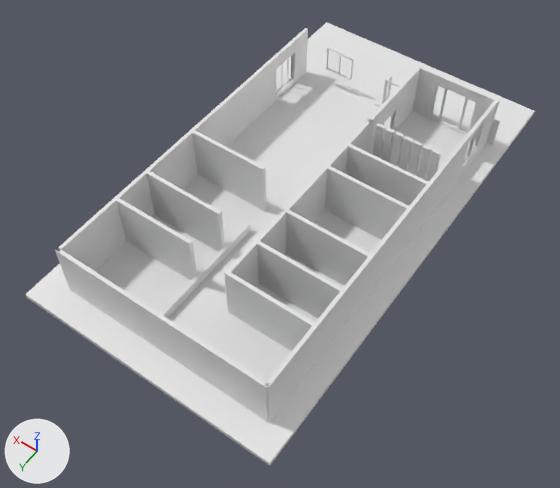
Renders of the Blender file 1_CAD/1_HOME/BLENDER/House_Option-2_From_Blender.blend from each side of a commit.
One viewpoint serves both versions: a 50 mm camera at (-10.3, 37.8, 36.1) aimed at (6.5, 14.3, -0.9). Arrows for +X, +Y and +Z are at lower left; the lights stay in place.

In view in the first picture: 'Foundation', 'Wall-1', 'Wall-10', 'Wall-11', 'Wall-12', 'Wall-13', 'Wall-16', 'Wall-18', 'Wall-3', 'Wall-5', 'Wall-8', 'Wall-9', 'Wall-separators'.
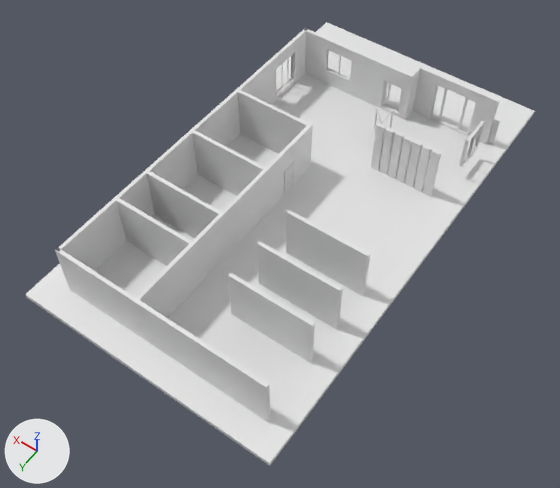
Diff of the bpy script that builds the scene:
```diff
--- a/1_CAD/1_HOME/BLENDER/House_Option-2_From_Blender.blend.py
+++ b/1_CAD/1_HOME/BLENDER/House_Option-2_From_Blender.blend.py
@@ me_cube_018 @@
 # used by ob_wall_18; location = (8.25, 19.59, 0.3); scale = (0.375, 15.0, 1.0)
-me_cube_018.from_pydata(...)  # 8 vertices, 6 faces; spans x -0.305..0.305, y -0.305..0.305, z -0.305..0.305
+me_cube_018.from_pydata(...)  # 24 vertices, 21 faces; spans x -0.305..0.305, y -0.73..0.305, z -0.305..3.353
+# me_cube_018 part 1
+# 2 faces are deleted
+# 4 vertices are added at (-0.305, -0.305, 3.353), (-0.305, 0.305, 3.353), (0.305, 0.305, 3.353), (0.305, -0.305, 3.353)
+# 6 new vertices lie (0.0, -0.127, 0.0) away from vertices in x -0.305..0.305, y -0.305, z -0.305..3.353
+# 6 new vertices lie (0.0, -0.298, 0.0) away from vertices in x -0.305..0.305, y -0.432, z -0.305..3.353
+# 17 new faces join them
@@ me_doorfrane_002 @@
+me_doorfrane_002.from_pydata(...)  # 32 vertices, 24 faces; spans x -0.5..0.5, y -0.03..0.05, z 0.0..2.1
+me_doorfrane_002.materials.append(mat_door_material)
@@ ob_wall_2 @@
 ob_wall_2.scale = (12.5, 0.375, 1.0)
-ob_wall_2.hide_set(True)
@@ ob_wall_3 @@
 ob_wall_3.scale = (22.6, 0.375, 1.0)
+ob_wall_3.hide_set(True)
@@ ob_wall_8 @@
 ob_wall_8.scale = (1.0, 0.375, 1.0)
+ob_wall_8.hide_set(True)
@@ ob_wall_9 @@
 ob_wall_9.scale = (1.0, 0.375, 1.0)
+ob_wall_9.hide_set(True)
@@ ob_wall_10 @@
 ob_wall_10.scale = (1.0, 0.375, 1.0)
+ob_wall_10.hide_set(True)
@@ ob_wall_14 @@
 ob_wall_14.scale = (8.0, 0.375, 1.0)
-ob_wall_14.hide_set(True)
@@ ob_handle_front_004 @@
+ob_handle_front_004 = bpy.data.objects.new('Handle_Front.004', me_handle_back_001.copy())  # the mesh of ob_handle_back_003
+ob_handle_front_004.parent = ob_door_004
+ob_handle_front_004.location = (-0.764, 0.029, 0.0)
+ob_handle_front_004.rotation_euler = (3.142, 0.0, 0.0)  # degrees (180, 0, 0)
+_m = ob_handle_front_004.modifiers.new('Subdivision', 'SUBSURF')
+_m.levels = 2
@@ ob_door_004 @@
+ob_door_004 = bpy.data.objects.new('Door.004', me_door_001.copy())  # the mesh of ob_door_003
+ob_door_004.parent = ob_doorframe_002
+ob_door_004.location = (0.418, -0.0221, 1.05)
@@ ob_doorframe_002 @@
+ob_doorframe_002 = bpy.data.objects.new('DoorFrame.002', me_doorfrane_002)
+ob_doorframe_002.parent = ob_door_bed_1
+ob_doorframe_002.matrix_parent_inverse = Matrix(((1.0, 0.0, 0.0, -8.139), (0.0, 1.0, 0.0, -11.09), (0.0, 0.0, 1.0, -1.435), (0.0, 0.0, 0.0, 1.0)))
+ob_doorframe_002.location = (8.139, 11.09, 1.435)
+ob_doorframe_002.rotation_euler = (0.0, 0.0, 1.571)  # degrees (0, 0, 90)
@@ ob_door_bed_1 @@
+ob_door_bed_1 = bpy.data.objects.new('Door_Bed-1', None)
+ob_door_bed_1.location = (8.139, 11.09, 0.0)
```

Changed parts and their boxes (x1, y1, x2, y2) in the pictures (560 x 488 px):
'Wall-3', hidden
    before: (265, 100, 498, 422)
'Wall-18', reshaped
    before: (160, 222, 251, 318)
    after: (136, 123, 313, 318)
'Wall-8', hidden
    before: (224, 76, 412, 314)
'Wall-2', shown
    after: (303, 28, 410, 118)
'Wall-10', hidden
    before: (325, 166, 409, 240)
'Wall-14', shown
    after: (238, 90, 309, 154)
'Wall-9', hidden
    before: (345, 144, 428, 206)
'Door.004', added
    after: (286, 166, 293, 193)
'DoorFrame.002', added
    after: (284, 162, 294, 196)
part 1 of me_cube_018, built on
    before: (160, 222, 250, 315)
    after: (138, 124, 313, 315)
